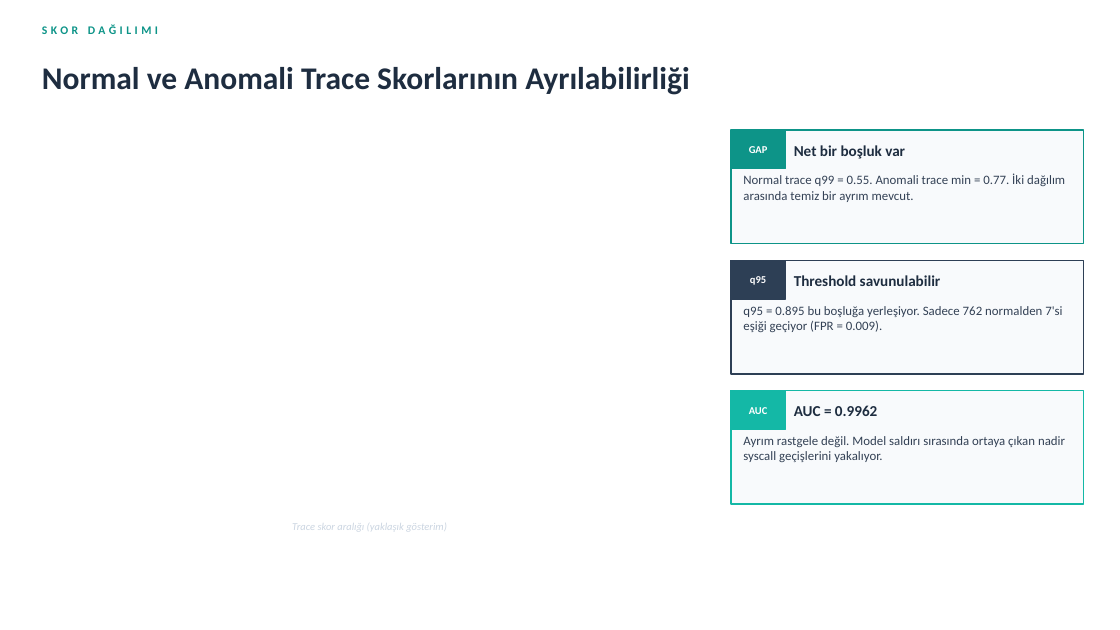
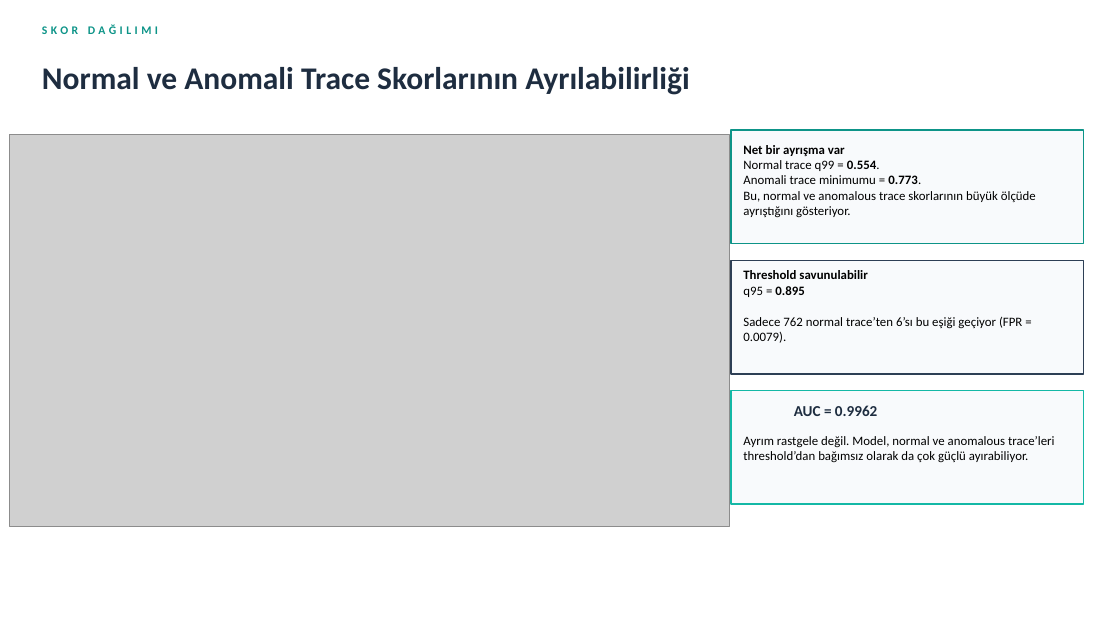
Before and after one commit to Emirhanmu/LSTM-Based-HIDS-on-System-Call-Sequences, a slide deck: slide 10 of presentations/Final_Presentation.pptx. Drawn at 1120x630 pixels with LibreOffice and Linux fonts; fonts in the diff are those of the drawing; grey boxes stand for pictures. Boxes give left, top, right and bottom in pixels: in the first picture for what was removed or moved away, otherwise in the second. Text is boxed around its words. In the diff, an @@ line names an element or a change of style, - is before the commit and + after.

```diff
--- a/presentations/Final_Presentation.pptx
+++ b/presentations/Final_Presentation.pptx
@@ picture added at <box>9,134,730,527</box> @@
@@ rectangle removed at <box>731,130,786,169</box> @@
@@ text at <box>743,145,1036,218</box>: text changed; text colour #334155 to #000000 @@
-Normal trace q99 = 0.55. Anomali trace min = 0.77. İki dağılım arasında temiz bir ayrım mevcut.
+Net bir ayrışma var
+Normal trace q99 = 0.554.
+Anomali trace minimumu = 0.773.
+Bu, normal ve anomalous trace skorlarının büyük ölçüde ayrıştığını gösteriyor.
@@ text removed at <box>749,146,768,153</box> @@
-GAP
@@ text removed at <box>794,145,905,159</box> @@
-Net bir boşluk var
@@ rectangle removed at <box>731,260,786,299</box> @@
@@ text at <box>743,270,1022,343</box>: text changed; text colour #334155 to #000000 @@
-q95 = 0.895 bu boşluğa yerleşiyor. Sadece 762 normalden 7'si eşiği geçiyor (FPR = 0.009).
+Threshold savunulabilir
+q95 = 0.895
+Sadece 762 normal trace’ten 6’sı bu eşiği geçiyor (FPR = 0.0079).
@@ text removed at <box>750,276,766,285</box> @@
-q95
@@ text removed at <box>794,275,941,286</box> @@
-Threshold savunulabilir
@@ rectangle removed at <box>731,391,786,429</box> @@
@@ text removed at <box>749,407,768,414</box> @@
-AUC
@@ text at <box>743,436,1054,462</box>: text changed; text colour #334155 to #000000 @@
-Ayrım rastgele değil. Model saldırı sırasında ortaya çıkan nadir syscall geçişlerini yakalıyor.
+Ayrım rastgele değil. Model, normal ve anomalous trace’leri threshold’dan bağımsız olarak da çok güçlü ayırabiliyor.
@@ text removed at <box>292,523,447,531</box> @@
-Trace skor aralığı (yaklaşık gösterim)
```
Also in this commit, not shown: 8 other slides changed.
